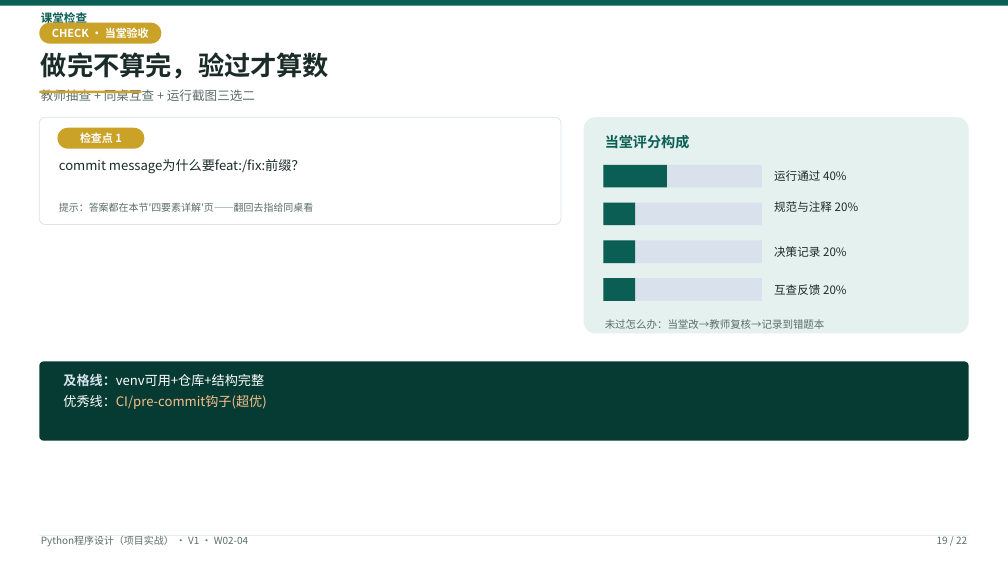
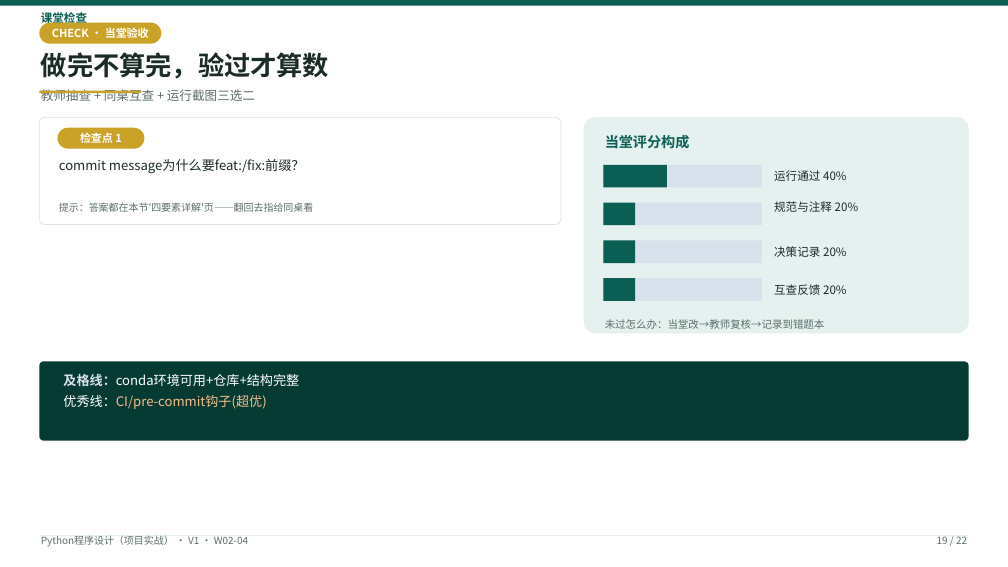
Before and after one commit to tianqiongenze/ai-course-teaching-resources, a slide deck: slide 19 of 03-Python程序设计-项目实战/V1授课PPT/W02-第4次课-交付你的第一个工程模板.pptx. Drawn at 1008x567 pixels with LibreOffice and Linux fonts; fonts in the diff are those of the drawing. Boxes give left, top, right and bottom in pixels: in the first picture for what was removed or moved away, otherwise in the second. Text is boxed around its words. In the diff, an @@ line names an element or a change of style, - is before the commit and + after.

```diff
--- a/03-Python程序设计-项目实战/V1授课PPT/W02-第4次课-交付你的第一个工程模板.pptx
+++ b/03-Python程序设计-项目实战/V1授课PPT/W02-第4次课-交付你的第一个工程模板.pptx
@@ text at (63,373,299,409): text changed @@
-及格线：venv可用+仓库+结构完整
-优秀线：CI/pre-commit钩子(超优)
+及格线：conda环境可用+仓库+结构完整
+优秀线：CI/pre-commit钩子(超优)
```
Also in this commit, not shown: 7 other slides changed, 5 other files.
